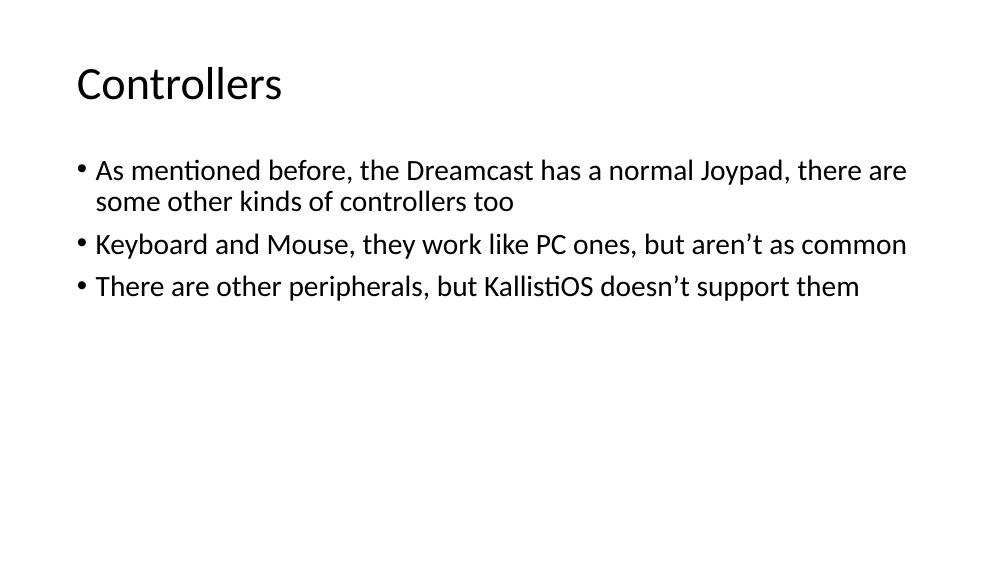
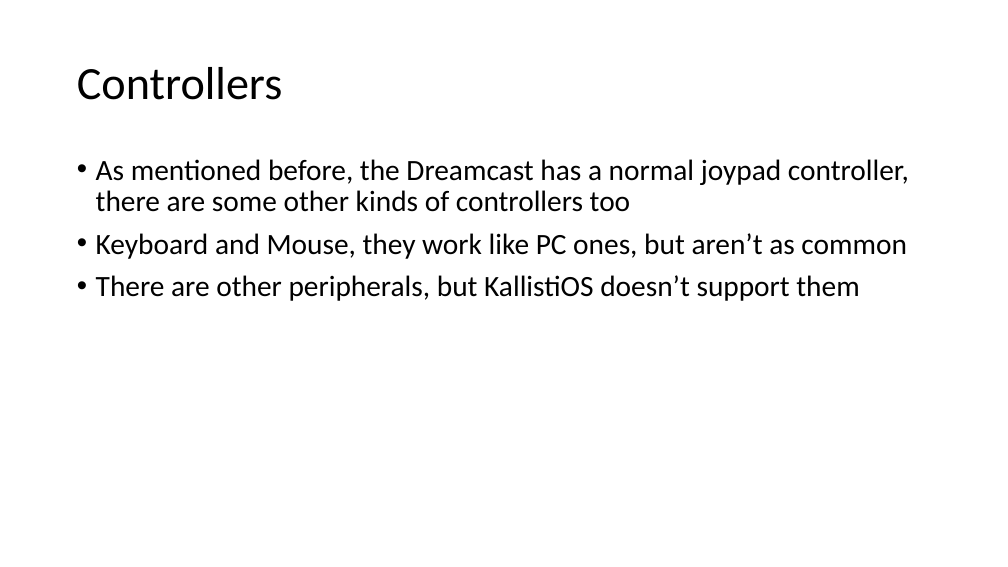
Before and after one commit to Protofall/Crayon-Game-Framework, a slide deck: slide 12 of Documentation/About-DC-and-Crayon.pptx. Drawn at 1008x567 pixels with LibreOffice and Linux fonts; fonts in the diff are those of the drawing. Boxes give left, top, right and bottom in pixels: in the first picture for what was removed or moved away, otherwise in the second. Text is boxed around its words. In the diff, an @@ line names an element or a change of style, - is before the commit and + after.

Commit message:
Slightly reworded a slide in pptx

```diff
--- a/Documentation/About-DC-and-Crayon.pptx
+++ b/Documentation/About-DC-and-Crayon.pptx
@@ text at bbox=[96, 159, 909, 212]: text changed @@
-• As mentioned before, the Dreamcast has a normal Joypad, there are some other kinds of controllers too
+• As mentioned before, the Dreamcast has a normal joypad controller, there are some other kinds of controllers too
```
